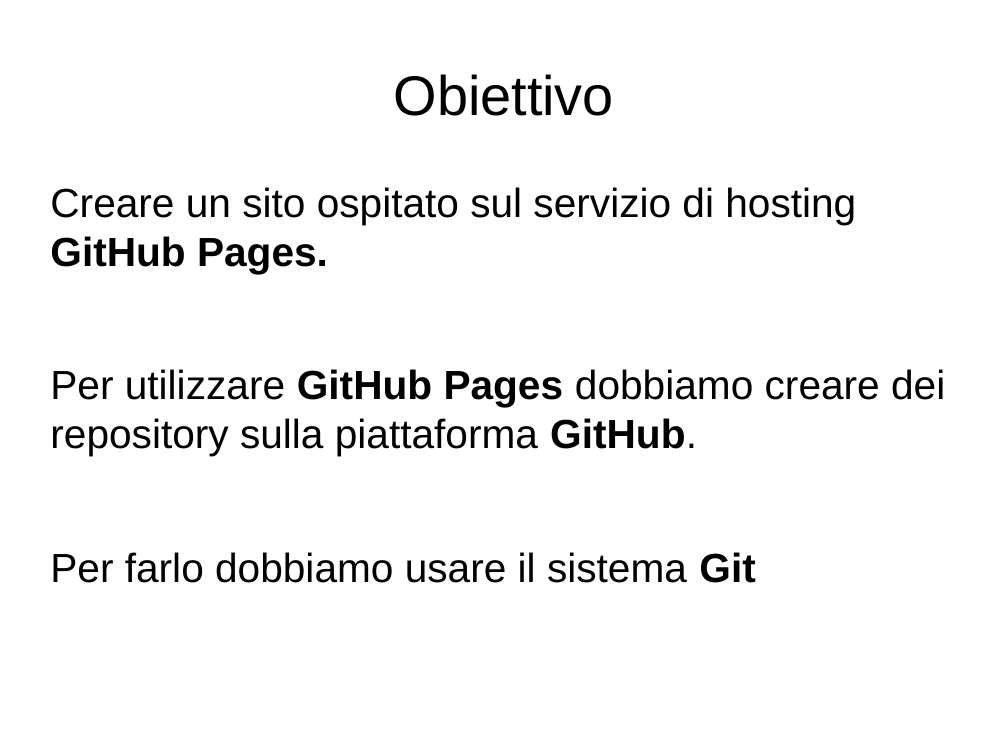
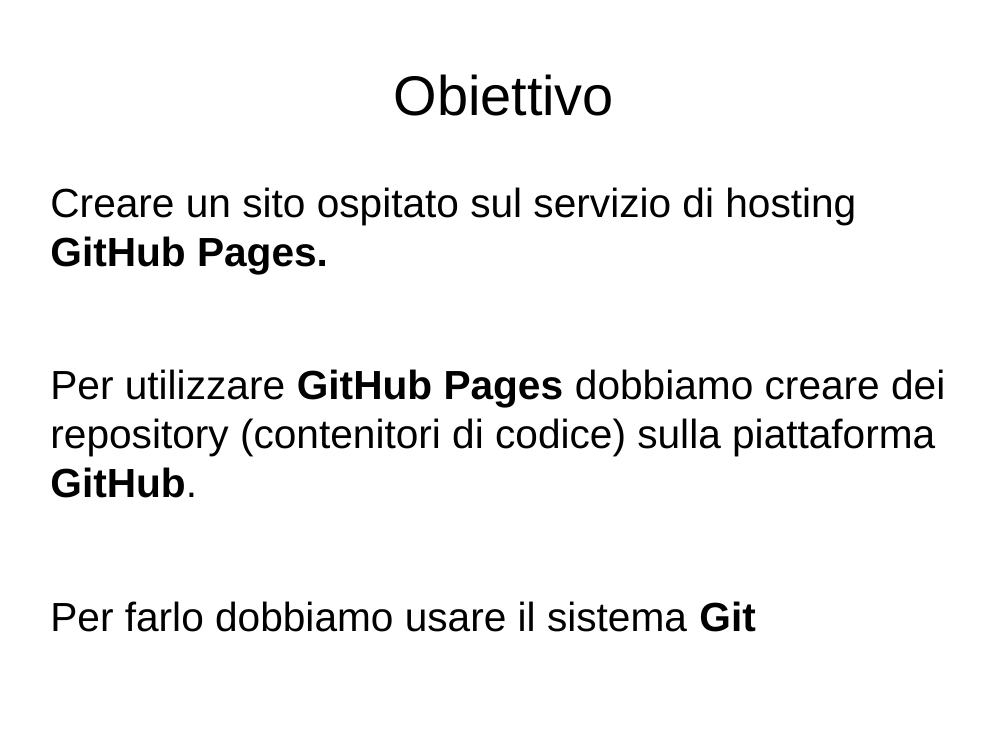
Before and after one commit to lucamariani/corso_diapositive, a slide deck: slide 1 of lez1.odp. Drawn at 1008x756 pixels with LibreOffice and Linux fonts; fonts in the diff are those of the drawing. Boxes give left, top, right and bottom in pixels: in the first picture for what was removed or moved away, otherwise in the second. Text is boxed around its words. In the diff, an @@ line names an element or a change of style, - is before the commit and + after.

```diff
--- a/lez1.odp
+++ b/lez1.odp
@@ text at [50, 369, 945, 498]: text changed @@
-Per utilizzare GitHub Pages dobbiamo creare dei repository sulla piattaforma GitHub.
+Per utilizzare GitHub Pages dobbiamo creare dei repository (contenitori di codice) sulla piattaforma GitHub.
```
Also in this commit, not shown: 2 other slides changed, 3 slides added.
